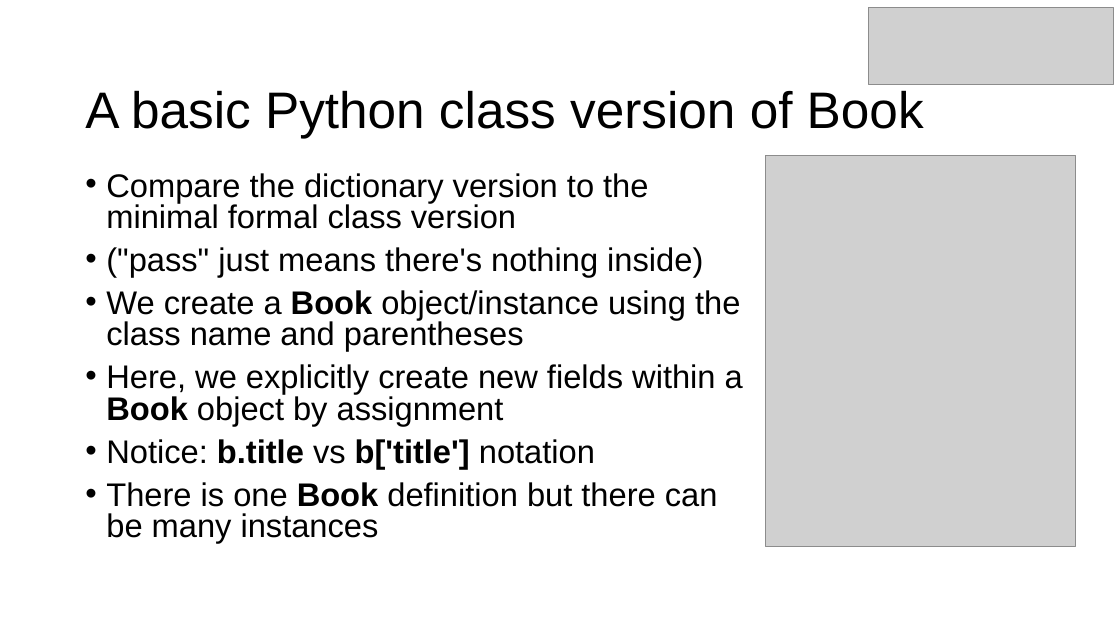
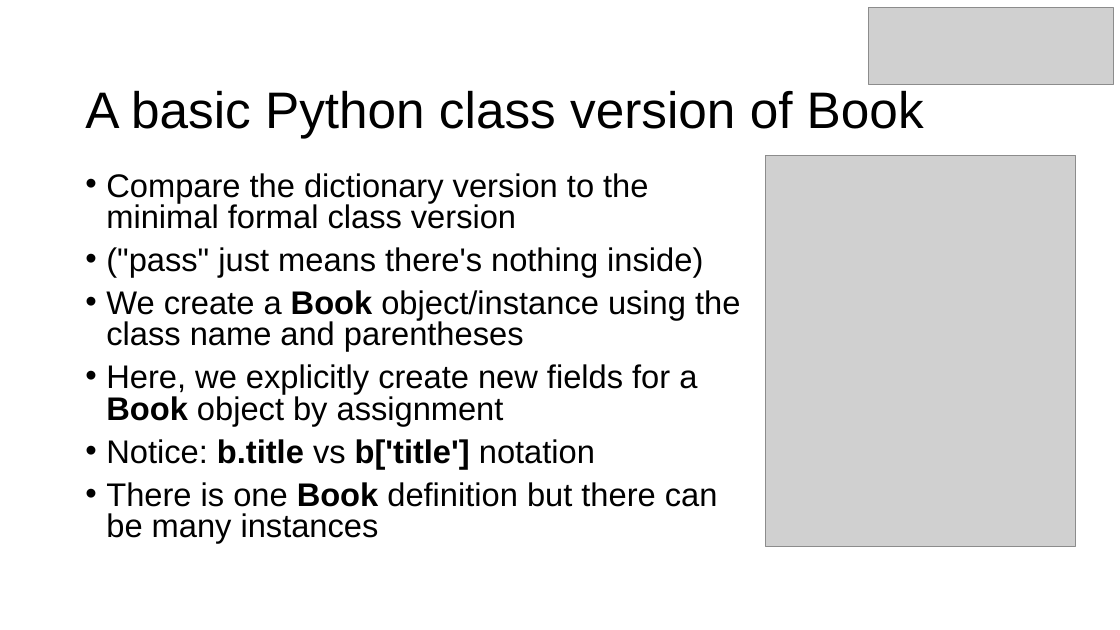
Before and after one commit to parrt/msds501, a slide deck: slide 10 of slides/OO.pptx. Drawn at 1120x630 pixels with LibreOffice and Linux fonts; fonts in the diff are those of the drawing; grey boxes stand for pictures; background and template pictures are left out. Boxes give left, top, right and bottom in pixels: in the first picture for what was removed or moved away, otherwise in the second. Text is boxed around its words. In the diff, an @@ line names an element or a change of style, - is before the commit and + after.

```diff
--- a/slides/OO.pptx
+++ b/slides/OO.pptx
@@ text at [106, 364, 697, 426]: text changed @@
-• Here, we explicitly create new fields within a Book object by assignment
+• Here, we explicitly create new fields for a Book object by assignment
```
Also in this commit, not shown: 1 other slide changed, 1 slide removed, 2 other files.
